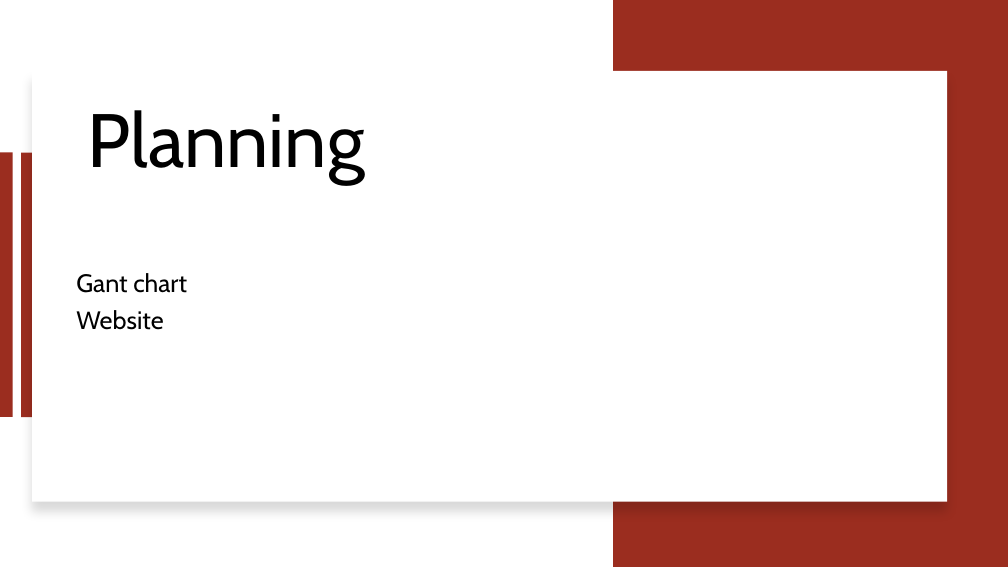
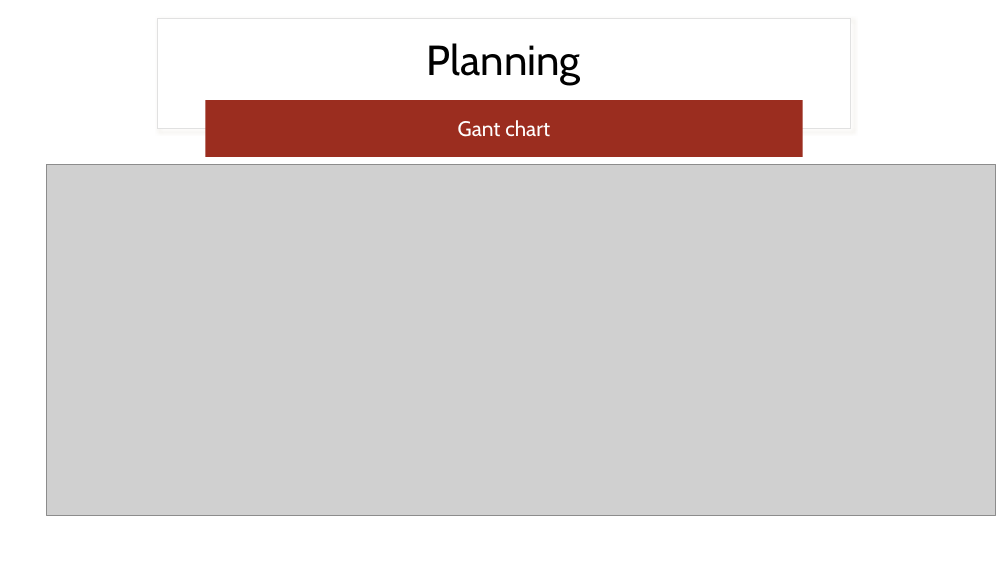
Before and after one commit to jjdeuce06/VulcanActivityTracker, a slide deck: slide 4 of Documentation/Weekly Report/week2/CMSC-4920-Group2-Week2.pptx. Drawn at 1008x567 pixels with LibreOffice and Linux fonts; fonts in the diff are those of the drawing; grey boxes stand for pictures. Boxes give left, top, right and bottom in pixels: in the first picture for what was removed or moved away, otherwise in the second. Text is boxed around its words. In the diff, an @@ line names an element or a change of style, - is before the commit and + after.

```diff
--- a/Documentation/Weekly Report/week2/CMSC-4920-Group2-Week2.pptx
+++ b/Documentation/Weekly Report/week2/CMSC-4920-Group2-Week2.pptx
@@ rectangle added at [157,18,851,129], fill #FFFFFF, outline #E1E1E1 1 pt @@
@@ title "Planning": place and size @@
-title "Planning" at [87,110,364,183]
+title "Planning" at [427,43,581,85]
@@ title "Planning" at [427,43,581,85]: size 72 to 40 pt; alignment left to centre; vertical alignment top to middle @@
@@ rectangle removed at [613,0,1008,567] @@
@@ rectangle removed at [32,71,947,502] @@
@@ rounded rectangle added at [206,100,803,157], fill #9B2D1F @@
@@ text "Gant chart": place and size @@
-text "Gant chart" at [76,273,187,330]
+text "Gant chart" at [458,120,550,137]
@@ text "Gant chart" at [458,120,550,137]: size 24 to 20 pt, text colour #000000 to #FFFFFF; alignment left to centre; vertical alignment bottom to middle @@
@@ rectangle removed at [0,152,12,417] @@
@@ rectangle removed at [21,152,34,417] @@
@@ picture added at [46,164,996,516] @@
@@ text at [76,310,163,330]: paragraph removed @@
-Website
```
Also in this commit, not shown: 2 other slides changed, 1 slide added, 1 other file.
